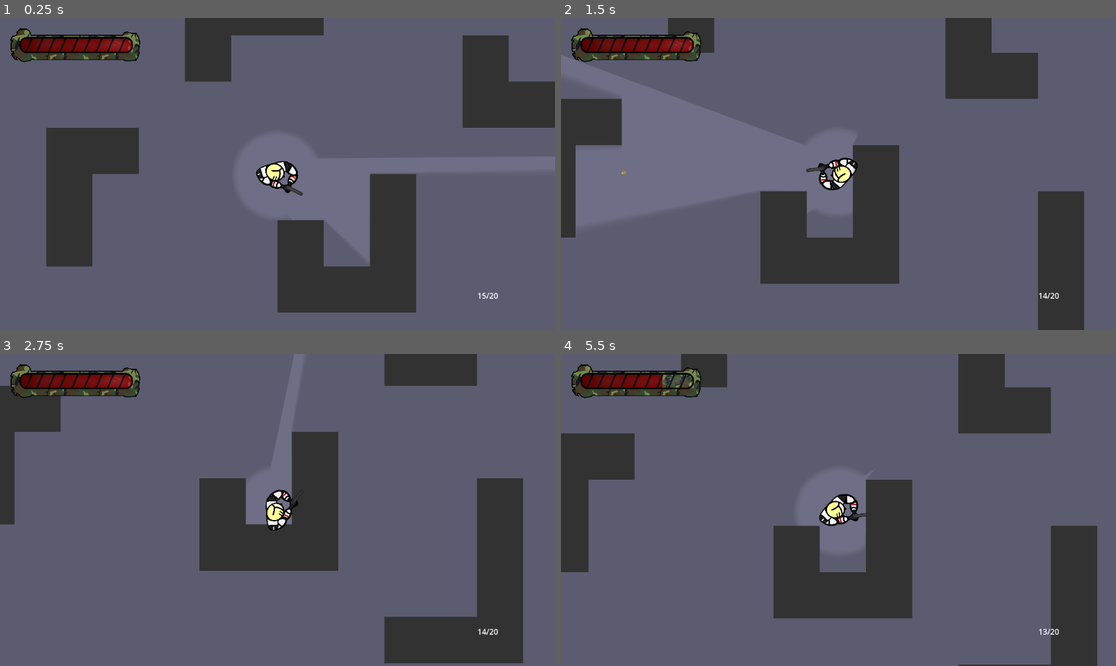
Above: before the commit, frames 1-4 (two rows, left to right).
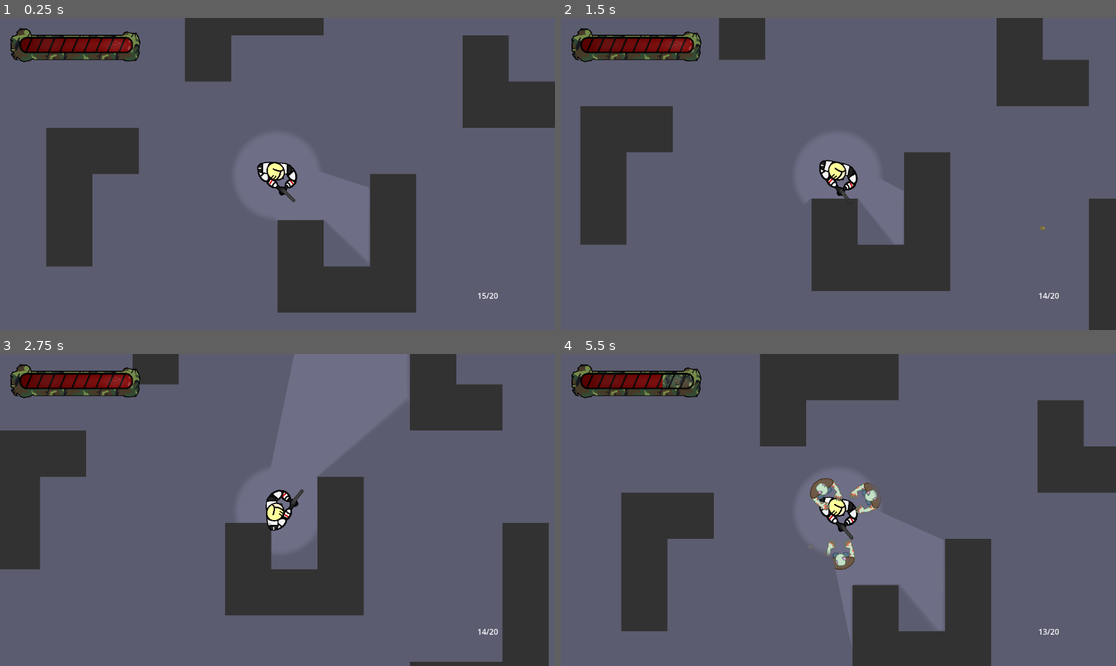
Above: after the commit, the same moments.

Repository: judahhoe/deadhavoc
Game: Godot game, scene res://scenes/main.tscn
Two runs of this game, one before a commit and one after it. Both use one fixed random seed, a clock stepped at 60 frames per second and the inputs below.
Inputs (mouse positions are in pixels of both pictures, inside the frame that each line leads up to):
- Up to frame 1 (0.25 s): no input
- Up to frame 2 (1.5 s): tap Enter at 0.5 s; move the mouse to (960, 158) at 0.52 s; hold D (right) 0.53-1.28 s; hold Right mouse button (aim, bound only after the commit) 0.53-1.28 s; move the mouse to (727, 189) at 1.27 s; hold S (down) from 1.28 s (still down); click (727, 189) at 1.35 s
- Up to frame 3 (2.75 s): right-click (166, 525) at 1.55 s; move the mouse to (333, 441) at 2.02 s; release S (down) at 2.03 s; hold D (right) from 2.03 s (still down); hold Right mouse button (aim, bound only after the commit) from 2.03 s (still down)
- Up to frame 4 (5.5 s): move the mouse to (810, 572) at 2.77 s; release D (right) at 2.78 s; release Right mouse button (aim, bound only after the commit) at 2.78 s; hold W (up) 2.78-3.53 s; right-click (810, 572) at 2.85 s; move the mouse to (1005, 556) at 3.52 s; press the mouse at (1005, 556) at 3.53 s; hold A (left) 3.53-5.03 s; right-click (1005, 556) at 3.8 s; move the mouse to (672, 463) at 4.27 s; release the mouse at (672, 463) at 4.28 s; right-click (672, 463) at 4.35 s; move the mouse to (866, 510) at 5.02 s; hold S (down) from 5.03 s (still down); hold Right mouse button (aim, bound only after the commit) from 5.03 s (still down)

The runs differ from the first frame. In frame 1, 0.5% of the frame differs, in the area x 46-55%, y 45-60%; in frame 2, 29%; in frame 3, 27%; in frame 4, 37%, in the area x 0-100%, y 0-100%.

Commit message:
Added more robust movement, player now looks in the walking direction, and aim towards mouse on RMB hold

Diff:
--- a/project.godot
+++ b/project.godot
@@ -47,6 +47,11 @@
 "events": [Object(InputEventKey,"resource_local_to_scene":false,"resource_name":"","device":-1,"window_id":0,"alt_pressed":false,"shift_pressed":false,"ctrl_pressed":false,"meta_pressed":false,"pressed":false,"keycode":0,"physical_keycode":82,"key_label":0,"unicode":114,"echo":false,"script":null)
 ]
 }
+aim={
+"deadzone": 0.5,
+"events": [Object(InputEventMouseButton,"resource_local_to_scene":false,"resource_name":"","device":-1,"window_id":0,"alt_pressed":false,"shift_pressed":false,"ctrl_pressed":false,"meta_pressed":false,"button_mask":2,"position":Vector2(226, 15),"global_position":Vector2(230, 56),"factor":1.0,"button_index":2,"canceled":false,"pressed":true,"double_click":false,"script":null)
+]
+}
 
 [layer_names]
 
--- a/scripts/CharacterBody2D.gd
+++ b/scripts/CharacterBody2D.gd
@@ -15,11 +15,14 @@
 
 var health = 100
 var max_health = 100
-var speed = 200  # speed in pixels/sec
+var speed = 150  # speed in pixels/sec
 var max_ammo = 20
 var ammo = 20
 var mag_size = 15
 var ammo_in_mag = 15
+
+var rotation_speed = 5
+var direction = Vector2(1.0,1.0)
 
 signal player_fired_bulled(bullet, direction)
 signal pickup_used()
@@ -29,11 +32,32 @@
 	health_bar.value = max_health
 
 func _physics_process(delta):
-	var direction = Input.get_vector("left", "right", "up", "down")
+	if (Input.is_action_pressed("left") || Input.is_action_pressed("right") || Input.is_action_pressed("down") || Input.is_action_pressed("up")):
+		direction = Input.get_vector("left", "right", "up", "down")
 	var movement_direction := Vector2.ZERO
-	velocity = (direction * speed)
-	move_and_slide()
-	look_at(get_global_mouse_position())
+	#player rotation
+	if (Input.is_action_pressed("aim")):
+		speed = 50
+		var v = get_global_mouse_position() - global_position
+		var angle = v.angle()
+		var r = global_rotation
+		var angle_delta = rotation_speed * delta
+		angle = lerp_angle(r, angle, 1.0)
+		angle = clamp(angle, r-angle_delta, r+angle_delta)
+		global_rotation = angle
+	else:
+		speed = 150
+		var v = direction
+		var angle = v.angle()
+		var r = global_rotation
+		var angle_delta = rotation_speed * delta
+		angle = lerp_angle(r, angle, 1.0)
+		angle = clamp(angle, r-angle_delta, r+angle_delta)
+		global_rotation = angle
+	if (Input.is_action_pressed("left") || Input.is_action_pressed("right") || Input.is_action_pressed("down") || Input.is_action_pressed("up")):
+		velocity = (direction * speed)
+		move_and_slide()
+
 	reload_progress.value = (reload_timer.wait_time - reload_timer.time_left) * 50
 
 func _unhandled_input(event):
Binary file added: textures/light2.png
Not shown, added: textures/light2.png.import
Binary file added: textures/light_circle.png
Not shown, added: textures/light_circle.png.import
